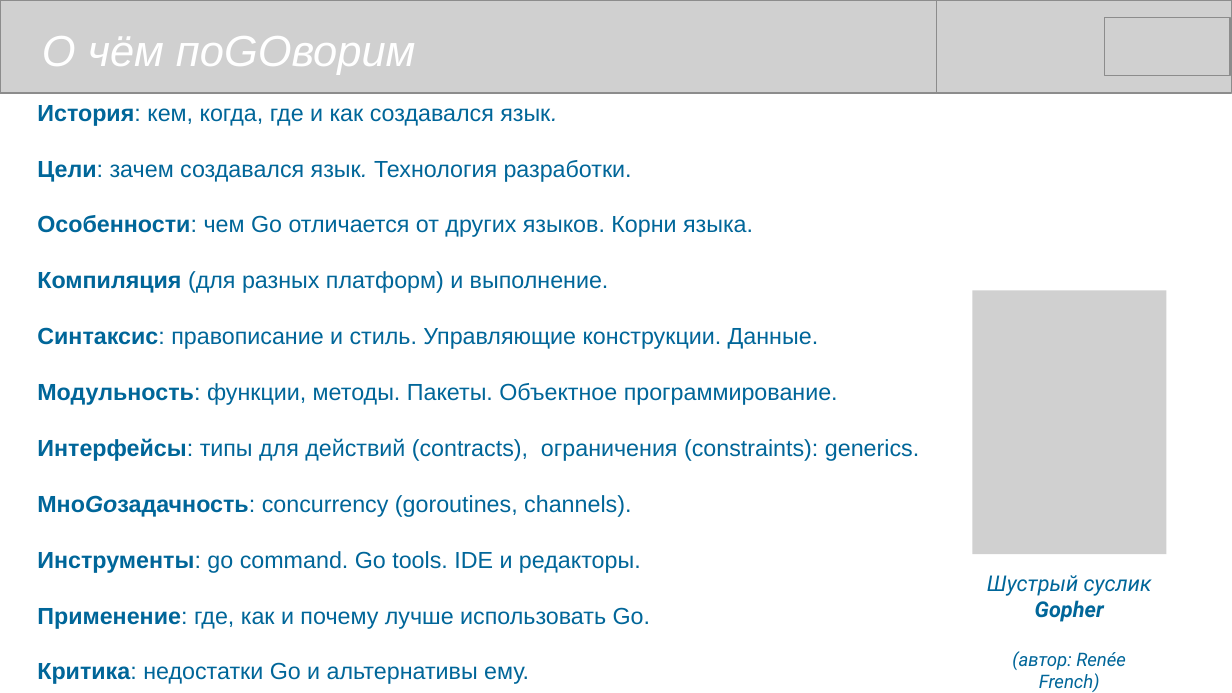
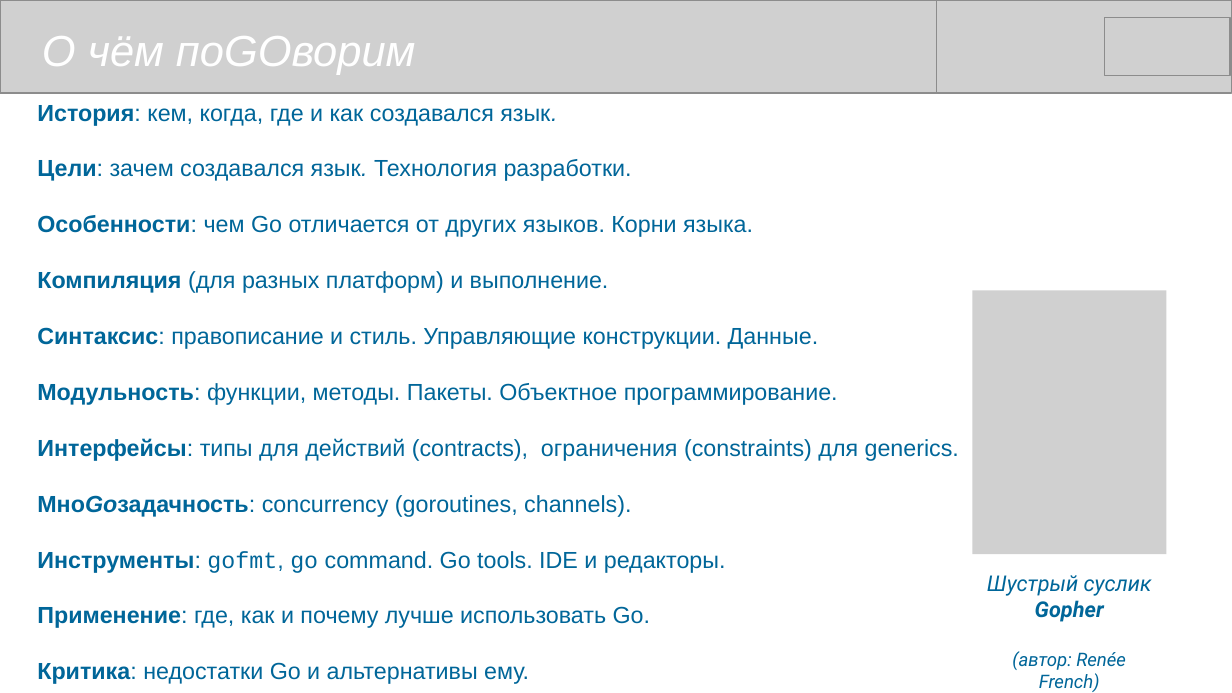
Before and after one commit to mike-shock/Go_language, a slide deck: slide 2 of Go_Review.odp. Drawn at 1232x693 pixels with LibreOffice and Linux fonts; fonts in the diff are those of the drawing; grey boxes stand for pictures. Boxes give left, top, right and bottom in pixels: in the first picture for what was removed or moved away, otherwise in the second. Text is boxed around its words. In the diff, an @@ line names an element or a change of style, - is before the commit and + after.

```diff
--- a/Go_Review.odp
+++ b/Go_Review.odp
@@ text at (37, 438, 959, 461): text changed @@
-Интерфейсы: типы для действий (contracts), ограничения (constraints): generics.
+Интерфейсы: типы для действий (contracts), ограничения (constraints) для generics.
@@ text at (37, 551, 726, 573): text changed @@
-Инструменты: go command. Go tools. IDE и редакторы.
+Инструменты: gofmt, go command. Go tools. IDE и редакторы.
```
Also in this commit, not shown: 16 other slides changed, 1 slide removed.
